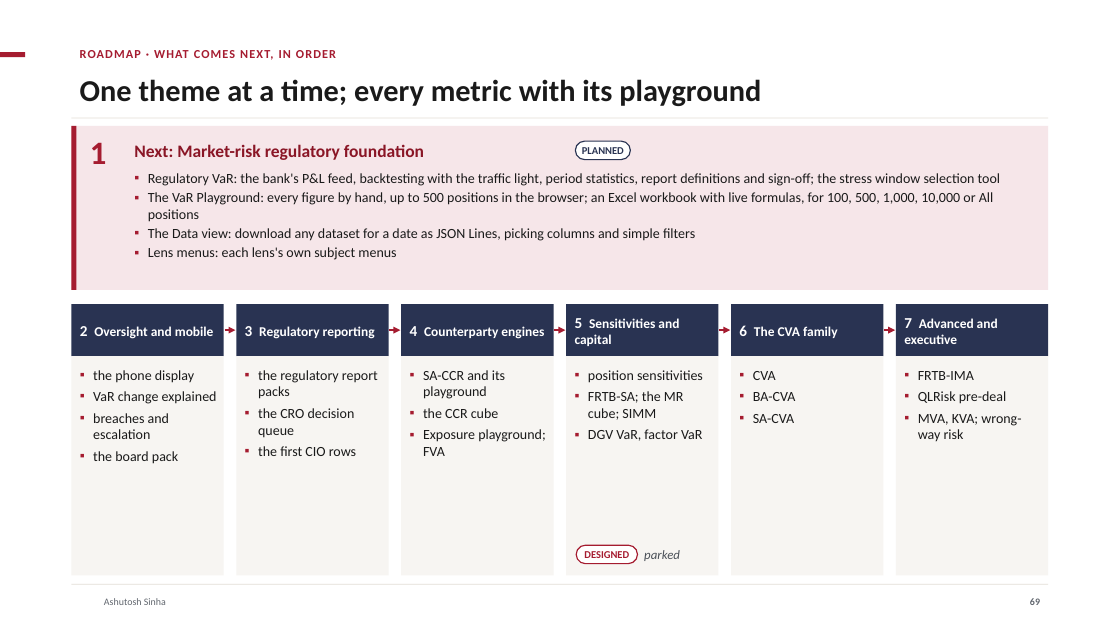
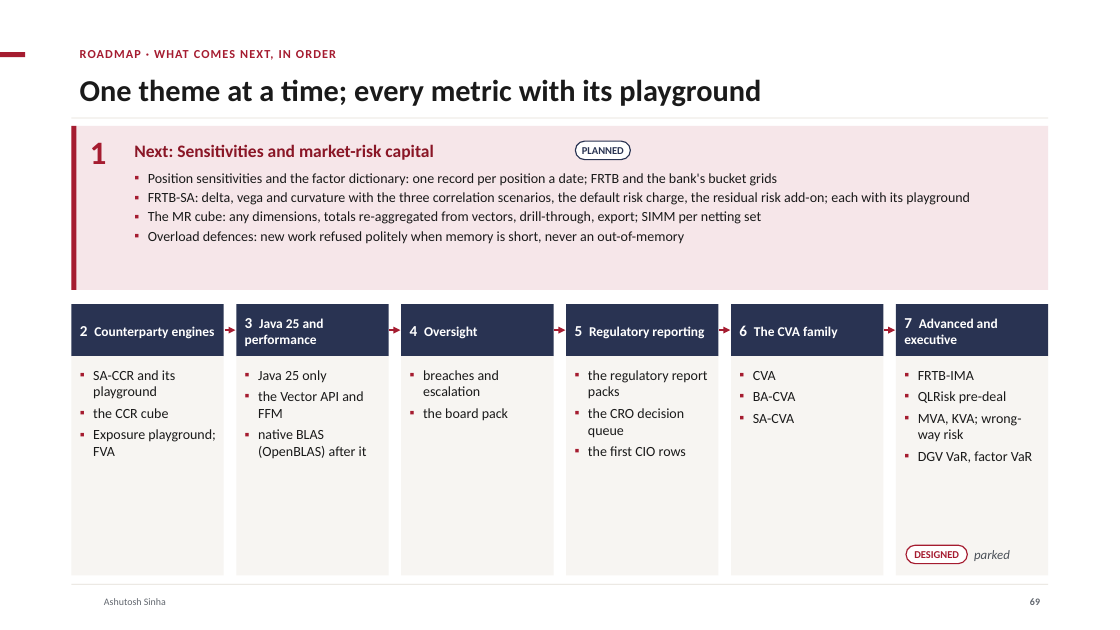
Before and after one commit to ajsinha/drishti, a slide deck: slide 69 of docs/publications/Drishti-VaR-Engine.pptx. Drawn at 1120x630 pixels with LibreOffice and Linux fonts; fonts in the diff are those of the drawing; background and template pictures are left out. Boxes give left, top, right and bottom in pixels: in the first picture for what was removed or moved away, otherwise in the second. Text is boxed around its words. In the diff, an @@ line names an element or a change of style, - is before the commit and + after.

```diff
--- a/docs/publications/Drishti-VaR-Engine.pptx
+++ b/docs/publications/Drishti-VaR-Engine.pptx
@@ text at box(134, 144, 433, 160): text changed @@
-Next: Market-risk regulatory foundation
+Next: Sensitivities and market-risk capital
@@ text at box(148, 173, 970, 244): text changed @@
-▪ Regulatory VaR: the bank's P&L feed, backtesting with the traffic light, period statistics, report definitions and sign-off; the stress window selection tool
-▪ The VaR Playground: every figure by hand, up to 500 positions in the browser; an Excel workbook with live formulas, for 100, 500, 1,000, 10,000 or All positions
-▪ The Data view: download any dataset for a date as JSON Lines, picking columns and simple filters
-▪ Lens menus: each lens's own subject menus
+▪ Position sensitivities and the factor dictionary: one record per position a date; FRTB and the bank's bucket grids
+▪ FRTB-SA: delta, vega and curvature with the three correlation scenarios, the default risk charge, the residual risk add-on; each with its playground
+▪ The MR cube: any dimensions, totals re-aggregated from vectors, drill-through, export; SIMM per netting set
+▪ Overload defences: new work refused politely when memory is short, never an out-of-memory
@@ text at box(80, 326, 215, 339): text changed @@
-2 Oversight and mobile
+2 Counterparty engines
@@ text at box(245, 318, 324, 346): text changed @@
-3 Regulatory reporting
+3 Java 25 and performance
@@ text at box(410, 326, 477, 339): text changed @@
-4 Counterparty engines
+4 Oversight
@@ text at box(575, 326, 704, 339): text changed @@
-5 Sensitivities and capital
+5 Regulatory reporting
@@ text "SA-CCR and its playground": place and size @@
-text "SA-CCR and its playground" at box(423, 370, 545, 456)
+text "SA-CCR and its playground" at box(93, 370, 215, 456)
@@ text at box(93, 370, 217, 404): paragraphs removed @@
-▪ the phone display
-▪ VaR change explained
@@ text added at box(258, 370, 367, 458), 12 pt, text #1A1A1A @@
+▪ Java 25 only
+▪ the Vector API and FFM
+▪ native BLAS (OpenBLAS) after it
@@ 3 texts, 1 rounded rectangle: place and size @@
-3 texts, 1 rounded rectangle at box(93, 370, 680, 564)
+3 texts, 1 rounded rectangle at box(423, 370, 1010, 564)
@@ text removed at box(588, 370, 703, 441) @@
-▪ position sensitivities
-▪ FRTB-SA; the MR cube; SIMM
-▪ DGV VaR, factor VaR
@@ text at box(918, 451, 1032, 463): paragraph added @@
+▪ DGV VaR, factor VaR
```
Also in this commit, not shown: 2 other slides changed, 1 other file.
